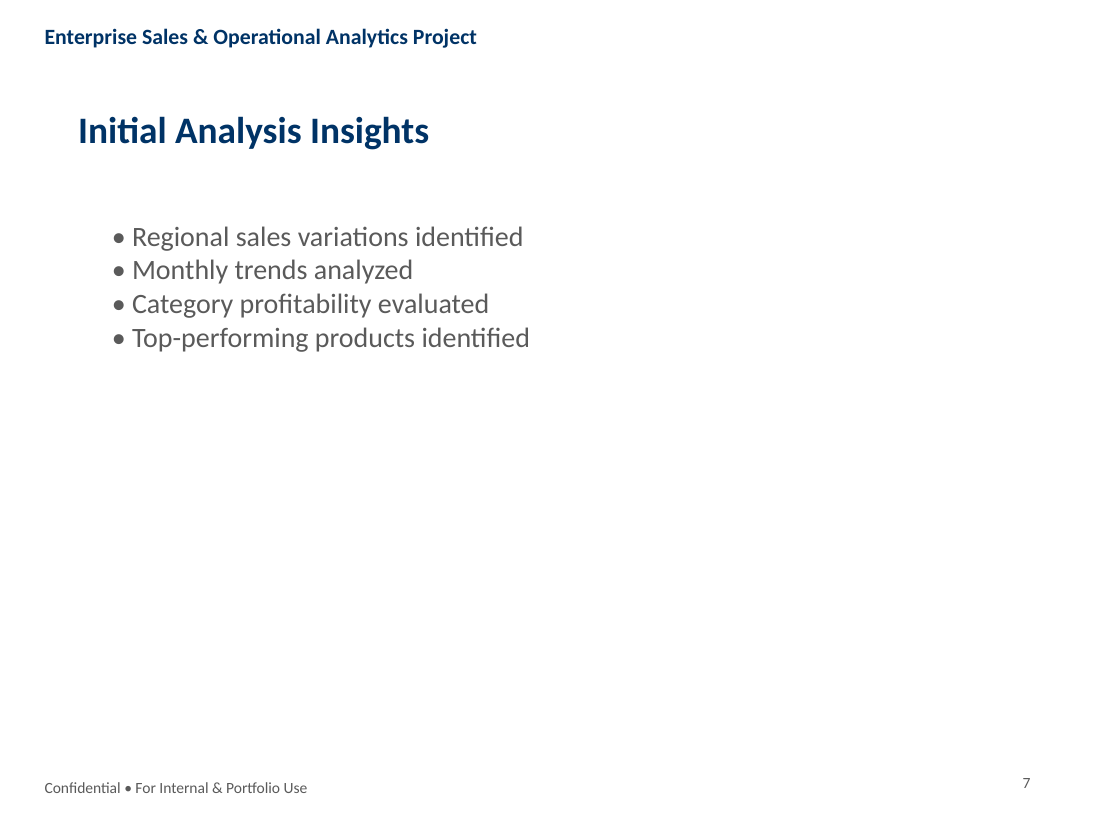
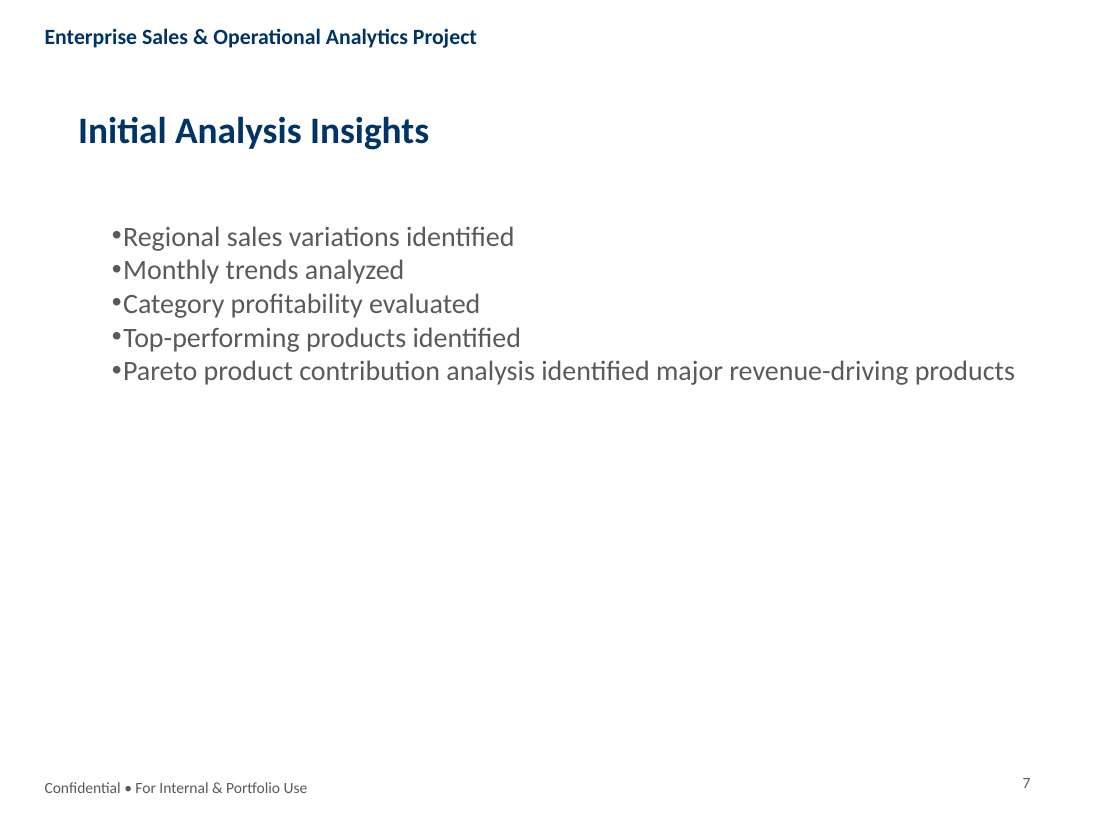
Before and after one commit to Rohit17-TVM/Enterprise-Sales-Analytics-Project, a slide deck: slide 7 of Presentation/Enterprise_Sales_Analytics_Presentation.pptx. Drawn at 1120x840 pixels with LibreOffice and Linux fonts; fonts in the diff are those of the drawing. Boxes give left, top, right and bottom in pixels: in the first picture for what was removed or moved away, otherwise in the second. Text is boxed around its words. In the diff, an @@ line names an element or a change of style, - is before the commit and + after.

```diff
--- a/Presentation/Enterprise_Sales_Analytics_Presentation.pptx
+++ b/Presentation/Enterprise_Sales_Analytics_Presentation.pptx
@@ text at box(123, 226, 1015, 385): text changed @@
-• Regional sales variations identified
-• Monthly trends analyzed
-• Category profitability evaluated
-• Top-performing products identified
+• Regional sales variations identified
+• Monthly trends analyzed
+• Category profitability evaluated
+• Top-performing products identified
+• Pareto product contribution analysis identified major revenue-driving products
```
Also in this commit, not shown: 7 other slides changed, 1 slide added, 15 other files.
